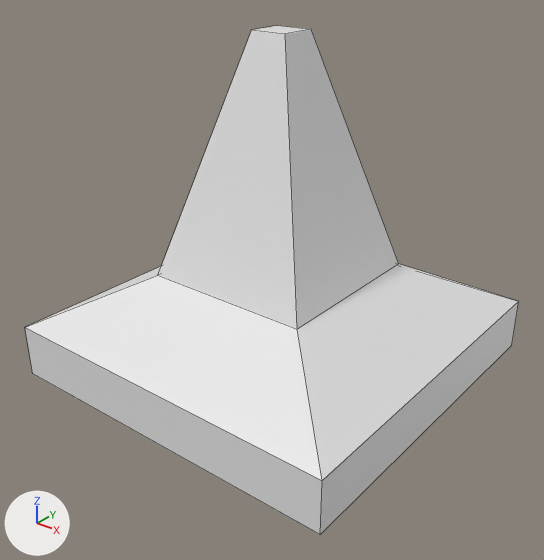
Before and after pictures for a commit that changed the Blender file Blender/cone.blend.
One viewpoint serves both versions: a camera (50 mm lens) standing at (2.33, -2.99, 2.35) and looking at (0.06, -0.15, 0.59). Arrows for +X, +Y and +Z are at lower left; the lights stay in place. Mesh edges are drawn as thin lines.

Objects in the first picture: 'Stone'.
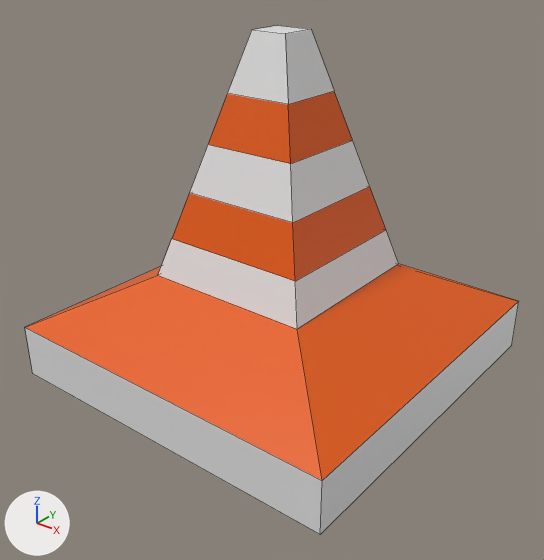
Pixel boxes (x1, y1, x2, y2) of what changed, in the pictures (544 x 560 px):
part 1 of me_cube_002, built on: (158, 29, 399, 329) in both
part 2 of me_cube_002, recoloured (white to orange): (25, 264, 519, 480) in both

What the commit changed:
Material 'Material.001' (mat_material_001) is new.
Its base color is (0.8, 0.11, 0.0) (orange #e75d00).
Material 'Material.002' (mat_material_002) is new.
Its base color is (0.8, 0.8, 0.8) (white #e7e7e7).
me_cube_002 is used by ob_stone; location (0.0, 0.0, 0.0).
me_cube_002 had 16 vertices, 14 faces and spanned x -1.0..1.0, y -1.0..1.0, z 0.0..1.85.
me_cube_002 now has 32 vertices, 30 faces and spans x -1.0..1.0, y -1.0..1.0, z 0.0..1.85.
Part 1, on me_cube_002:
4 faces are deleted.
16 vertices are added at x -0.41..0.41, y -0.41..0.41, z 0.79..1.55.
12 new faces join them, mat_material_002 (white #e7e7e7).
8 new faces join them, mat_material_001 (orange #e75d00).
me_cube_002 part 2: 5 faces spanning x -1.0..1.0, y -1.0..1.0, z 0.0..0.58 switch from no material to mat_material_001 (orange #e75d00).
me_cube_002 now uses material mat_material_002 (white #e7e7e7).
